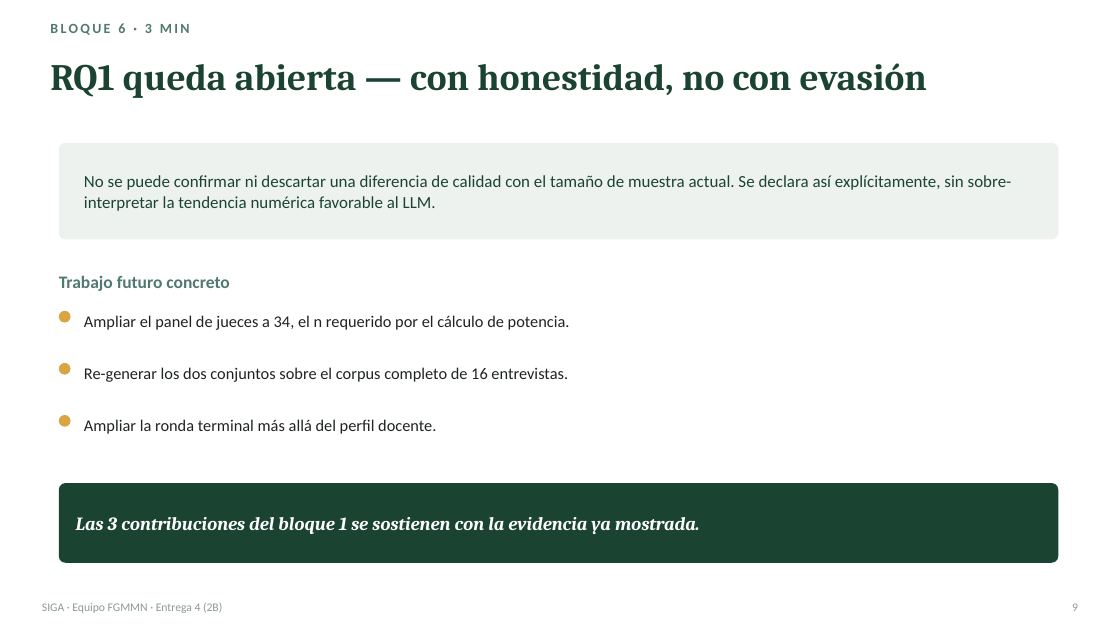
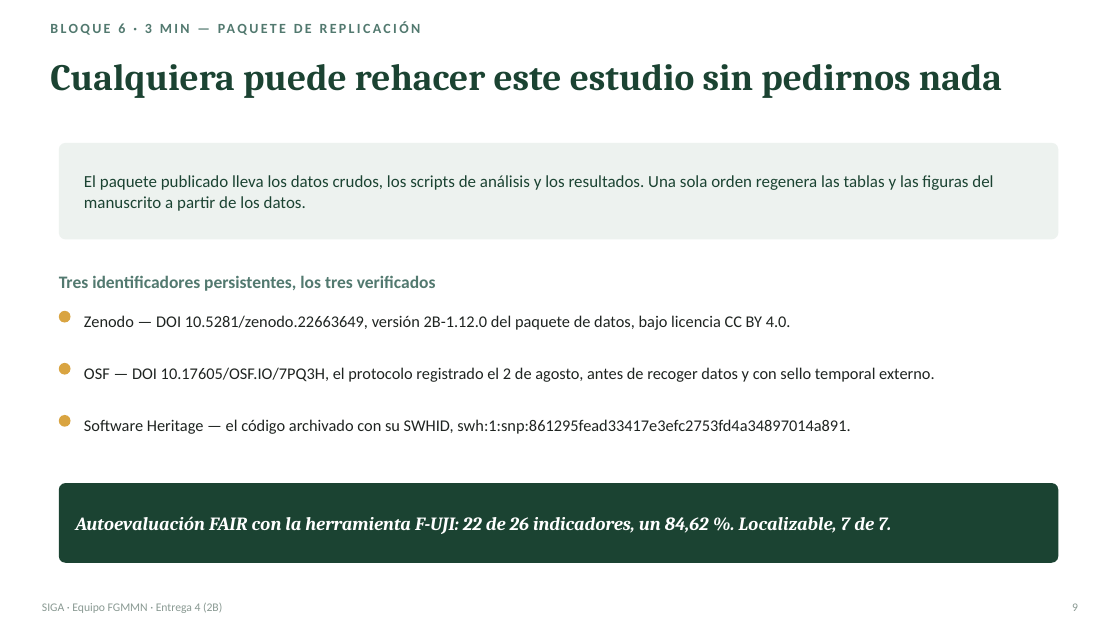
Before and after one commit to gsanchezc6-beep/SIGA_FGMMN_ISR401_AVANCE_2B, a slide deck: slide 9 of 08_Defensa/presentacion.pptx. Drawn at 1120x630 pixels with LibreOffice and Linux fonts; fonts in the diff are those of the drawing. Boxes give left, top, right and bottom in pixels: in the first picture for what was removed or moved away, otherwise in the second. Text is boxed around its words. In the diff, an @@ line names an element or a change of style, - is before the commit and + after.

```diff
--- a/08_Defensa/presentacion.pptx
+++ b/08_Defensa/presentacion.pptx
@@ text at bbox=[118, 23, 591, 330]: text changed @@
-BLOQUE 6 · 3 MIN
+BLOQUE 6 · 3 MIN — PAQUETE DE REPLICACIÓN
@@ text at bbox=[50, 64, 1002, 98]: text changed @@
-RQ1 queda abierta — con honestidad, no con evasión
+Cualquiera puede rehacer este estudio sin pedirnos nada
@@ text at bbox=[84, 175, 993, 211]: text changed @@
-No se puede confirmar ni descartar una diferencia de calidad con el tamaño de muestra actual. Se declara así explícitamente, sin sobre-interpretar la tendencia numérica favorable al LLM.
+El paquete publicado lleva los datos crudos, los scripts de análisis y los resultados. Una sola orden regenera las tablas y las figuras del manuscrito a partir de los datos.
@@ text at bbox=[59, 275, 436, 291]: text changed @@
-Trabajo futuro concreto
+Tres identificadores persistentes, los tres verificados
@@ text at bbox=[84, 315, 791, 330]: text changed @@
-Ampliar el panel de jueces a 34, el n requerido por el cálculo de potencia.
+Zenodo — DOI 10.5281/zenodo.22663649, versión 2B-1.12.0 del paquete de datos, bajo licencia CC BY 4.0.
@@ text at bbox=[84, 367, 934, 382]: text changed @@
-Re-generar los dos conjuntos sobre el corpus completo de 16 entrevistas.
+OSF — DOI 10.17605/OSF.IO/7PQ3H, el protocolo registrado el 2 de agosto, antes de recoger datos y con sello temporal externo.
@@ text at bbox=[84, 419, 850, 434]: text changed @@
-Ampliar la ronda terminal más allá del perfil docente.
+Software Heritage — el código archivado con su SWHID, swh:1:snp:861295fead33417e3efc2753fd4a34897014a891.
@@ text at bbox=[76, 516, 891, 534]: text changed @@
-Las 3 contribuciones del bloque 1 se sostienen con la evidencia ya mostrada.
+Autoevaluación FAIR con la herramienta F-UJI: 22 de 26 indicadores, un 84,62 %. Localizable, 7 de 7.
```
Also in this commit, not shown: 3 other files.
